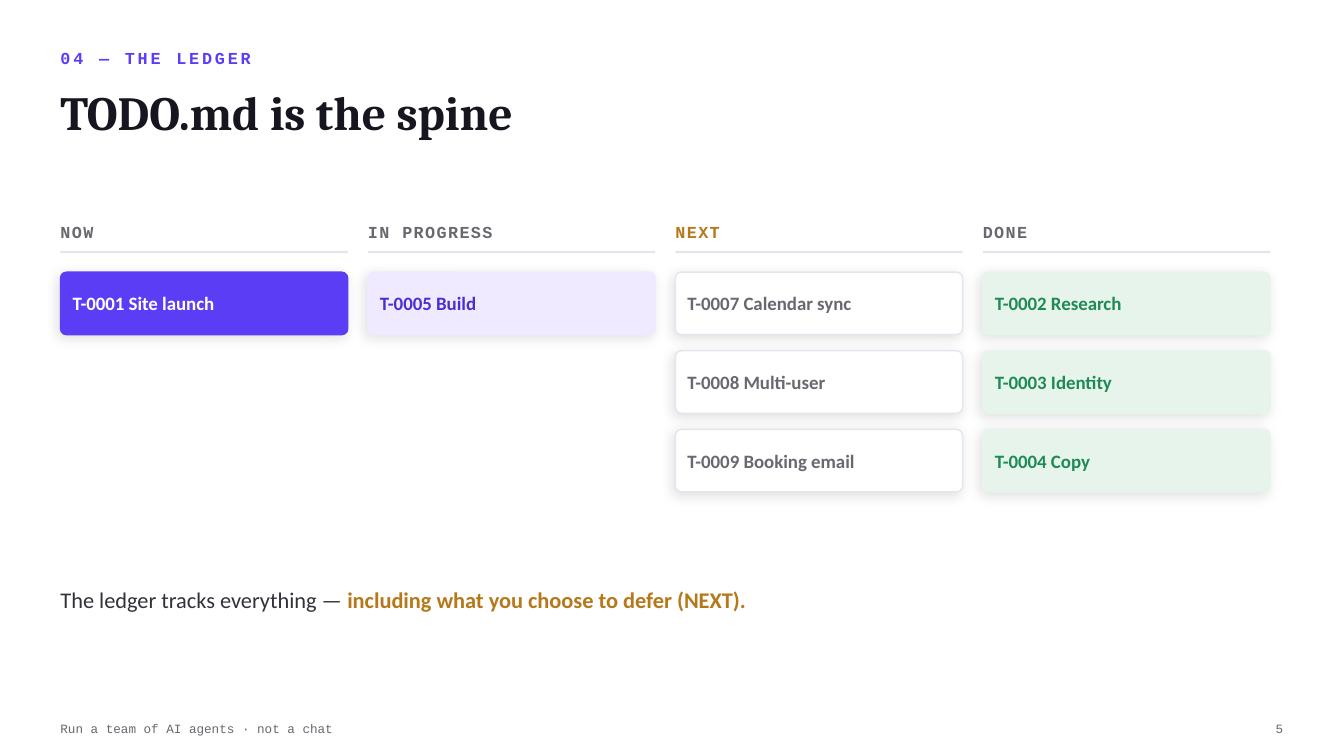
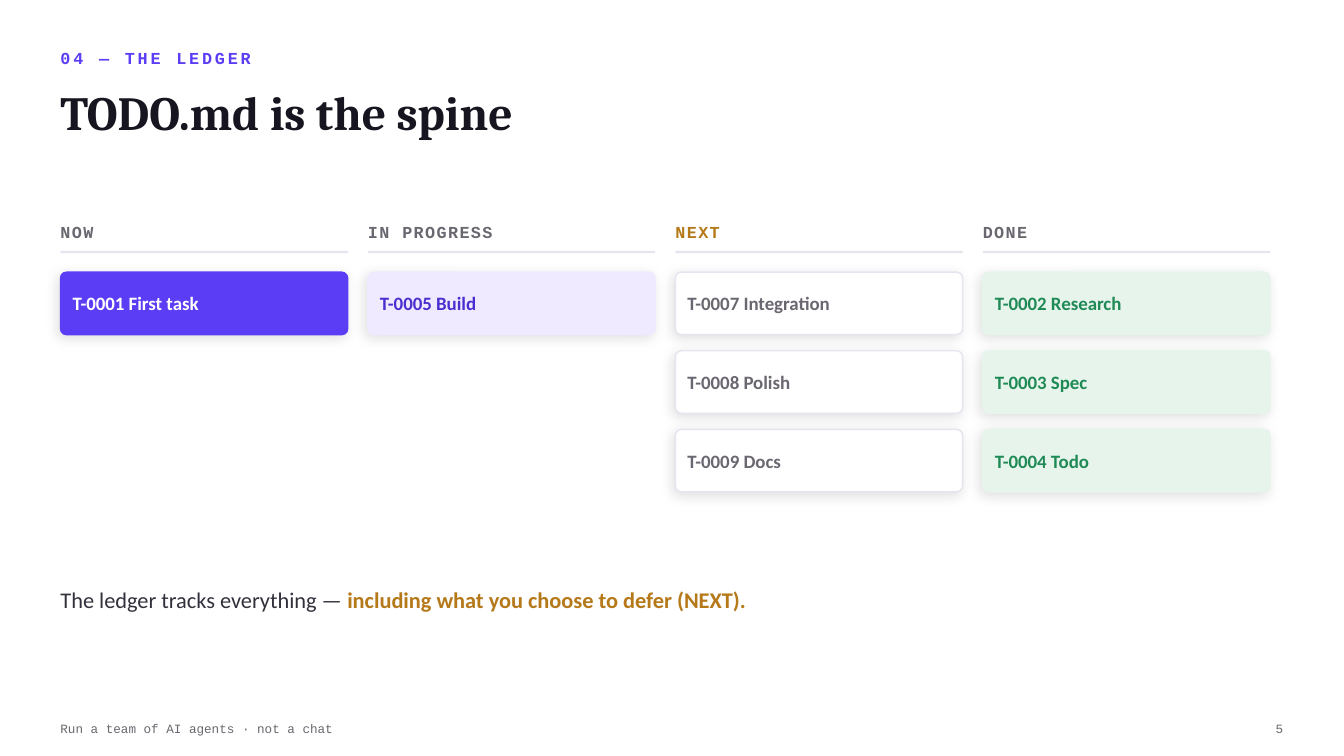
Before and after one commit to FernandoTN/founder-site-starter, a slide deck: slide 5 of slides/founder-site-workshop.pptx. Drawn at 1344x756 pixels with LibreOffice and Linux fonts; fonts in the diff are those of the drawing. Boxes give left, top, right and bottom in pixels: in the first picture for what was removed or moved away, otherwise in the second. Text is boxed around its words. In the diff, an @@ line names an element or a change of style, - is before the commit and + after.

```diff
--- a/slides/founder-site-workshop.pptx
+++ b/slides/founder-site-workshop.pptx
@@ text at (73, 296, 198, 310): text changed @@
-T-0001 Site launch
+T-0001 First task
@@ text at (687, 297, 830, 313): text changed @@
-T-0007 Calendar sync
+T-0007 Integration
@@ text at (687, 376, 791, 389): text changed @@
-T-0008 Multi-user
+T-0008 Polish
@@ text at (995, 376, 1087, 392): text changed @@
-T-0003 Identity
+T-0003 Spec
@@ text at (687, 455, 781, 468): text changed @@
-T-0009 Booking email
+T-0009 Docs
@@ text at (995, 454, 1089, 468): text changed @@
-T-0004 Copy
+T-0004 Todo
```
Also in this commit, not shown: 4 other slides changed, 2 other files.
